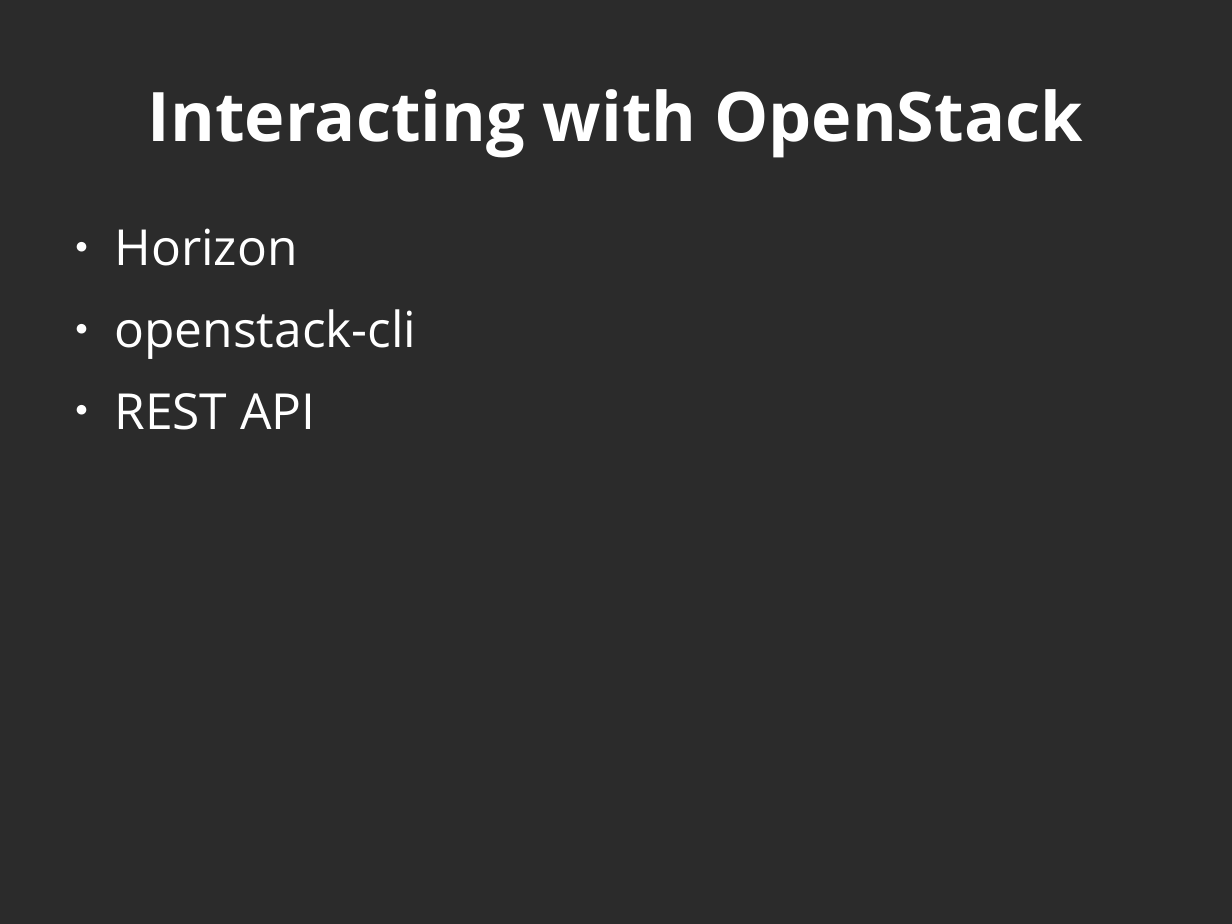
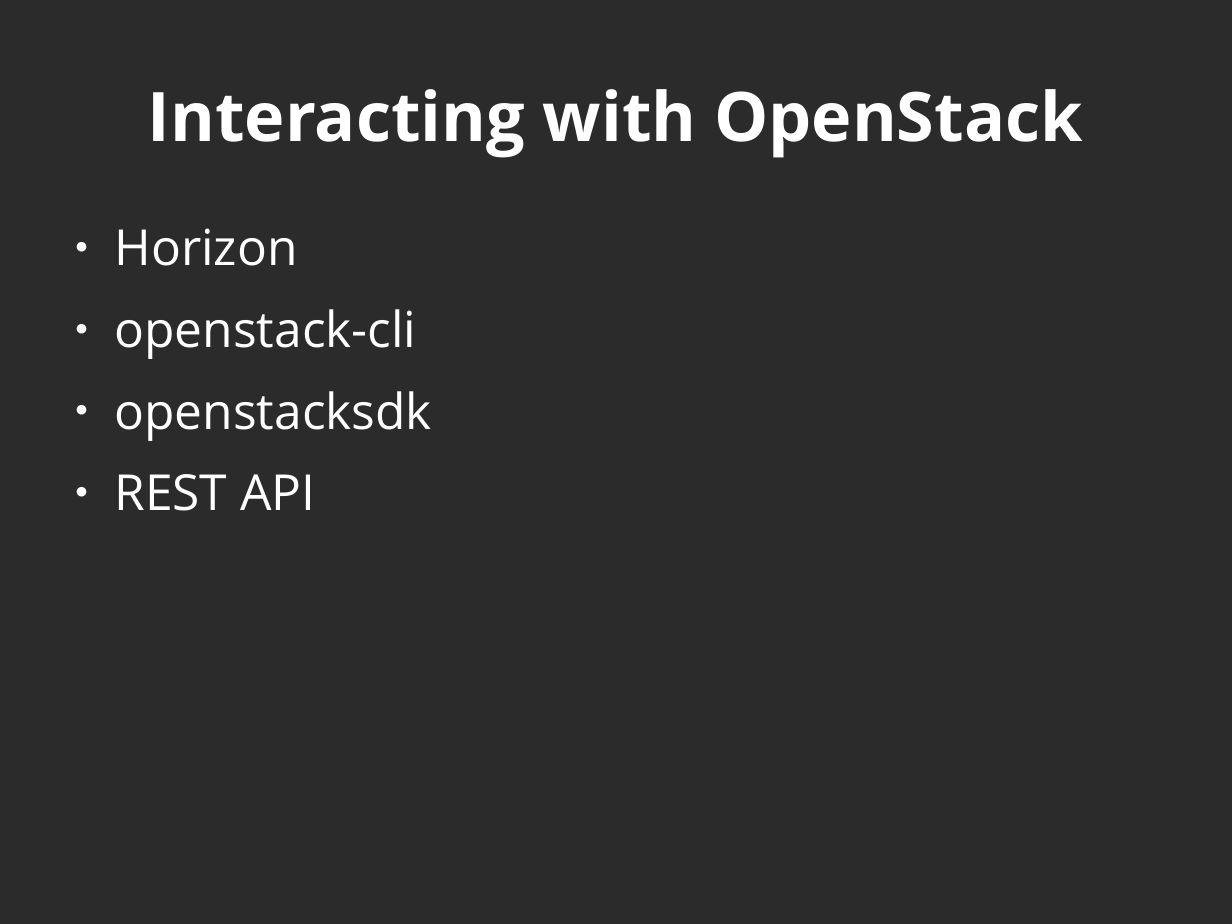
Before and after one commit to javicacheiro/openstack-training, a slide deck: slide 4 of core/overview/openstack_overview.odp. Drawn at 1232x924 pixels with LibreOffice and Linux fonts; fonts in the diff are those of the drawing; background and template pictures are left out; a plain dark background stands for a picture behind light text. Boxes give left, top, right and bottom in pixels: in the first picture for what was removed or moved away, otherwise in the second. Text is boxed around its words. In the diff, an @@ line names an element or a change of style, - is before the commit and + after.

Commit message:
include openstacksdk

```diff
--- a/core/overview/openstack_overview.odp
+++ b/core/overview/openstack_overview.odp
@@ text at (x1=114, y1=391, x2=432, y2=441): paragraph added @@
+● openstacksdk
```
Also in this commit, not shown: 1 other file.
